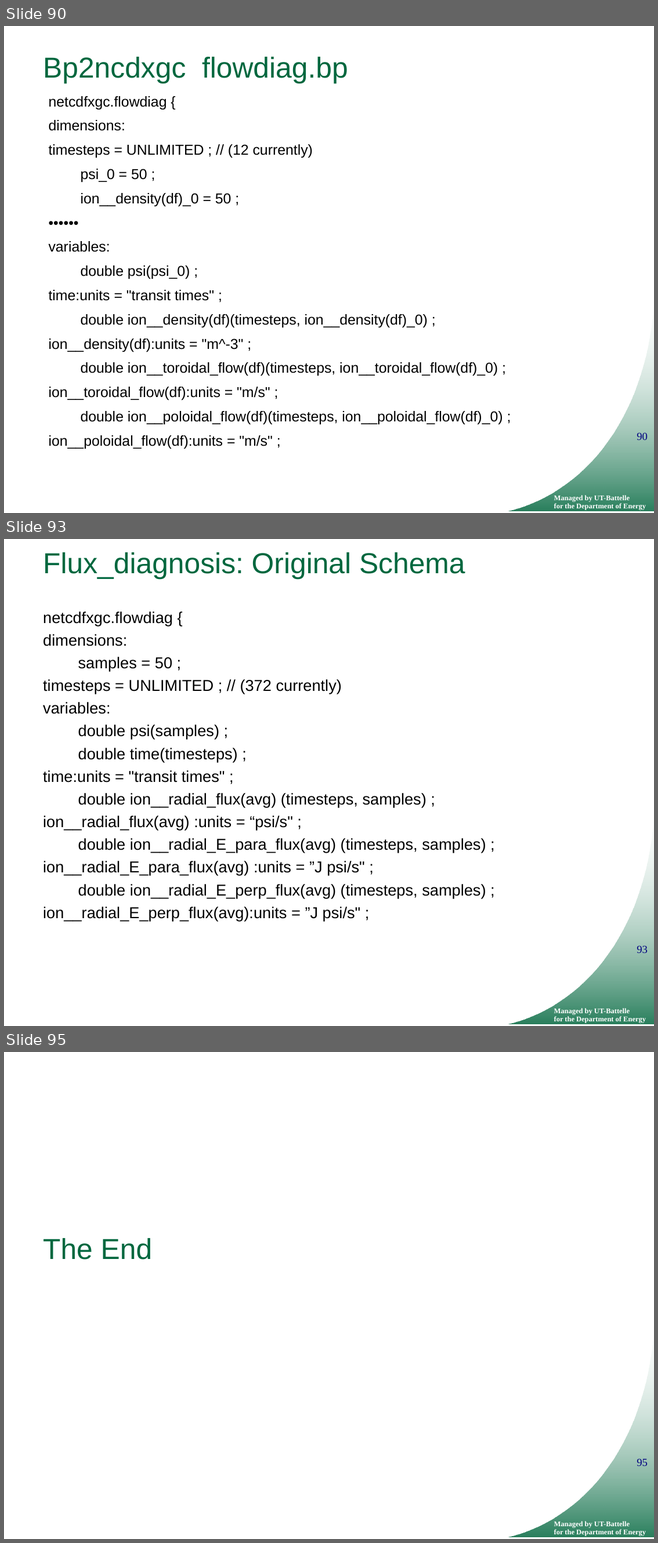
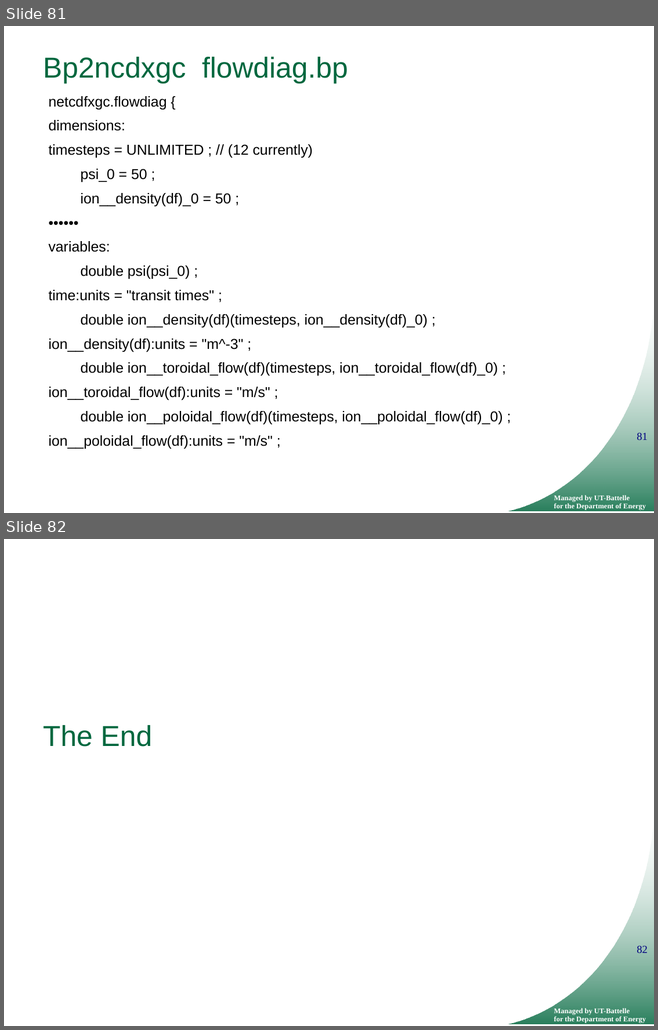
Before and after one commit to ornladios/ADIOS, a slide deck: tutorial/adios_api_scidac_tutorial.pptx. Shown one above the other, each under a label of ours: slides 90, 93 and 95 before the commit, slides 81 and 82 after it; the slides between them are not shown. The pictures are 658x1543 and 658x1030 pixels, drawn with LibreOffice and Linux fonts; fonts in the diff are those of the drawing; background and template pictures are left out. Boxes give left, top, right and bottom in pixels: in the first picture for what was removed or moved away, otherwise in the second. Text is boxed around its words. In the diff, an @@ line names an element or a change of style, - is before the commit and + after.

```diff
--- a/tutorial/adios_api_scidac_tutorial.pptx
+++ b/tutorial/adios_api_scidac_tutorial.pptx
@@ slide 93 removed at [4,539,654,1026], background #FFFFFF; not listed: 3 template elements that a slide beside it also shows @@
@@ title removed at [43,552,465,579] @@
-Flux_diagnosis: Original Schema
@@ text removed at [43,611,485,921] @@
-netcdfxgc.flowdiag {
-dimensions:
-samples = 50 ;
-timesteps = UNLIMITED ; // (372 currently)
-variables:
-double psi(samples) ;
-double time(timesteps) ;
-time:units = "transit times" ;
-double ion__radial_flux(avg) (timesteps, samples) ;
-ion__radial_flux(avg) :units = “psi/s" ;
-double ion__radial_E_para_flux(avg) (timesteps, samples) ;
-ion__radial_E_para_flux(avg) :units = ”J psi/s" ;
-double ion__radial_E_perp_flux(avg) (timesteps, samples) ;
-ion__radial_E_perp_flux(avg):units = ”J psi/s" ;
@@ what was slide 90 is now slide 81 @@
@@ page number at [636,433,647,440]: text changed @@
-90
+81
@@ what was slide 95 is now slide 82 @@
@@ page number at [636,946,647,953]: text changed @@
-95
+82
```
Also in this commit, not shown: 23 slides changed, 2 slides added, 13 other slides removed.
